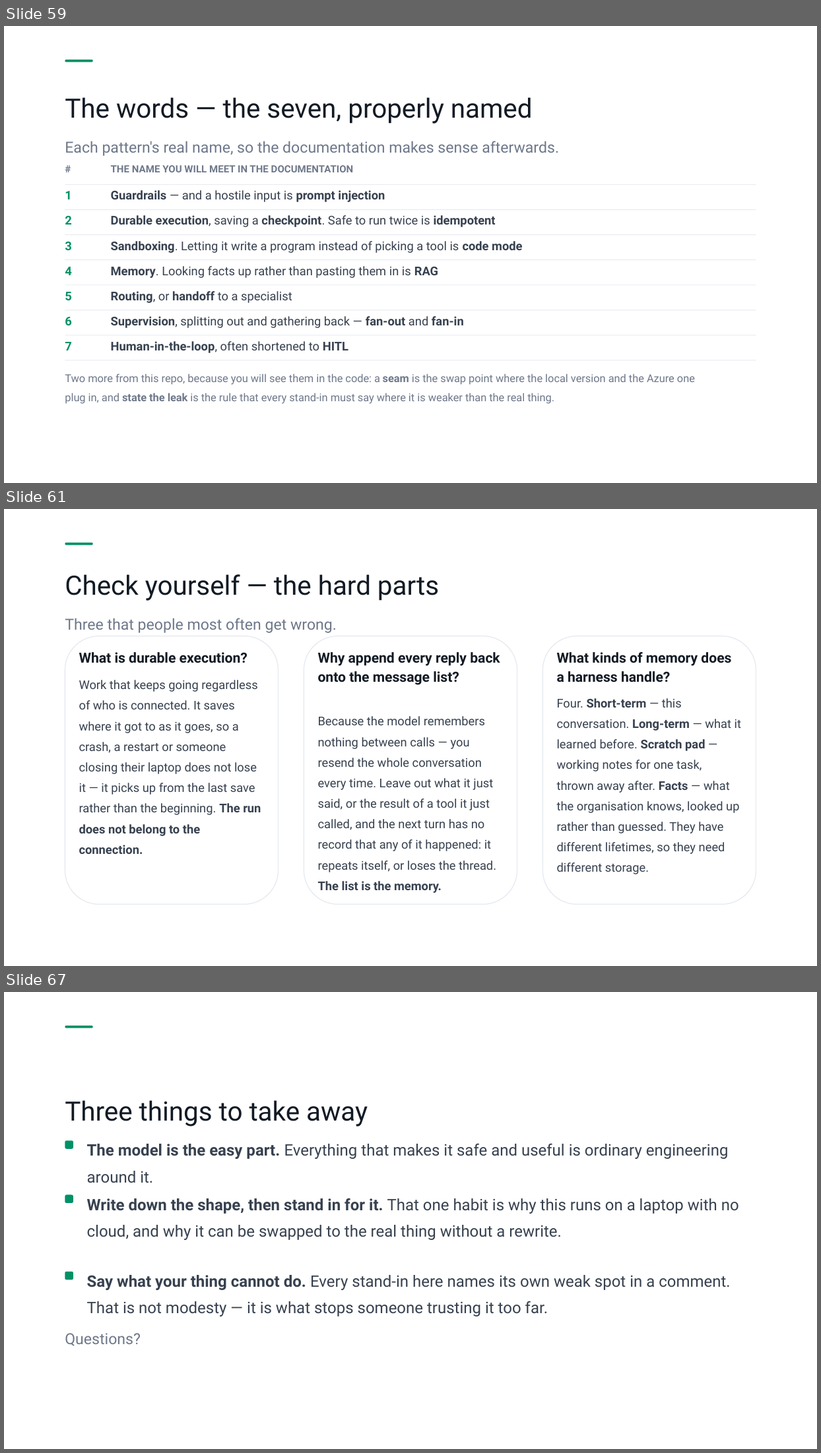
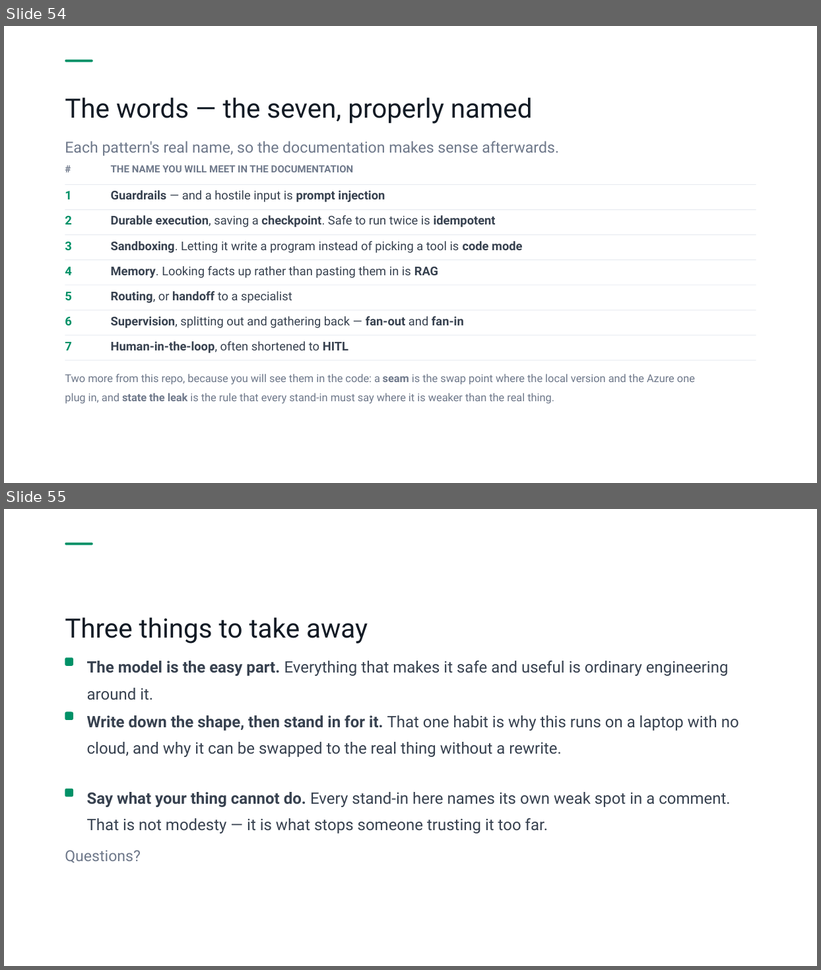
Before and after one commit to PratikDhanave/harness-engineering, a slide deck: docs/presentation/harness-engineering-clearroute-talk.pptx. Shown one above the other, each under a label of ours: slides 59, 61 and 67 before the commit, slides 54 and 55 after it; the slides between them are not shown. The pictures are 821x1453 and 821x970 pixels, drawn with LibreOffice and Linux fonts; fonts in the diff are those of the drawing. Boxes give left, top, right and bottom in pixels: in the first picture for what was removed or moved away, otherwise in the second. Text is boxed around its words. In the diff, an @@ line names an element or a change of style, - is before the commit and + after.

```diff
--- a/docs/presentation/harness-engineering-clearroute-talk.pptx
+++ b/docs/presentation/harness-engineering-clearroute-talk.pptx
@@ slide 61 removed at box(4, 509, 817, 966), background #FFFFFF @@
@@ rounded rectangle removed at box(65, 543, 93, 545) @@
@@ text removed at box(65, 574, 439, 601) @@
-Check yourself — the hard parts
@@ text removed at box(65, 618, 337, 633) @@
-Three that people most often get wrong.
@@ rounded rectangle removed at box(65, 636, 279, 904) @@
@@ rounded rectangle removed at box(304, 636, 517, 904) @@
@@ rounded rectangle removed at box(543, 636, 757, 904) @@
@@ text removed at box(79, 652, 248, 663) @@
-What is durable execution?
@@ text removed at box(318, 652, 500, 685) @@
-Why append every reply back onto the message list?
@@ text removed at box(557, 652, 731, 683) @@
-What kinds of memory does a harness handle?
@@ text removed at box(79, 680, 261, 854) @@
-Work that keeps going regardless of who is connected. It saves where it got to as it goes, so a crash, a restart or someone closing their laptop does not lose it — it picks up from the last save rather than the beginning. The run does not belong to the connection.
@@ text removed at box(557, 698, 741, 875) @@
-Four. Short-term — this conversation. Long-term — what it learned before. Scratch pad — working notes for one task, thrown away after. Facts — what the organisation knows, looked up rather than guessed. They have different lifetimes, so they need different storage.
@@ text removed at box(318, 716, 496, 893) @@
-Because the model remembers nothing between calls — you resend the whole conversation every time. Leave out what it just said, or the result of a tool it just called, and the next turn has no record that any of it happened: it repeats itself, or loses the thread. The list is the memory.
@@ what was slide 59 is now slide 54 @@
@@ what was slide 67 is now slide 55 @@
```
Also in this commit, not shown: 11 other slides removed, 8 other files.
